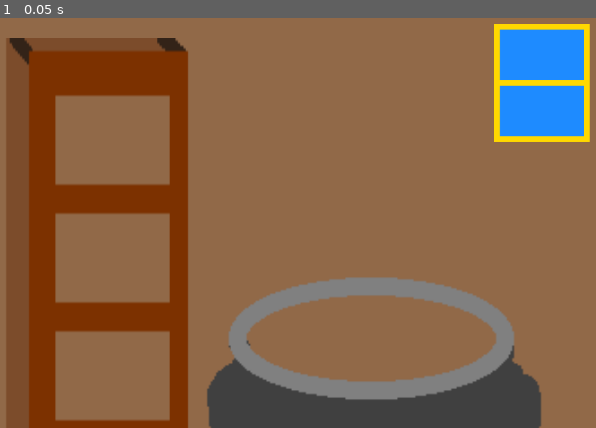
Above: before the commit, frame 1.
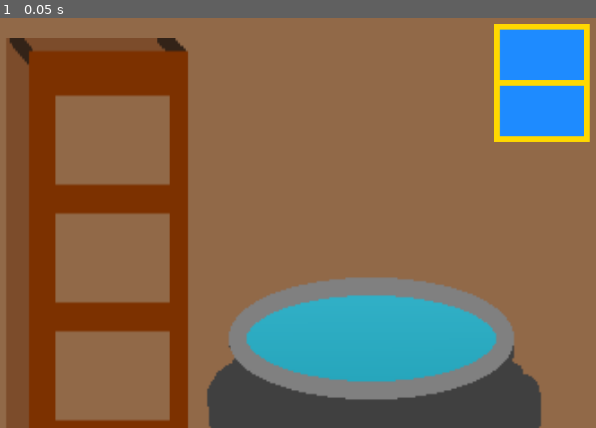
Above: after the commit, the same moment.

Repository: Moon613/Potions-Please
Game: Godot game, scene res://potion_brewing.tscn
Same seed, same stepped clock (60 frames per second), same inputs: the game is played once before the commit and once after it. The project has no main scene, so this scene is started directly.
Inputs:
- Up to frame 1 (0.05 s): no input

The runs differ from the first frame. In frame 1, 6.9% of the frame differs, in the area x 41-84%, y 67-89%.

Commit message:
More dev art

Diff:
--- a/src/potion_brewing.tscn
+++ b/src/potion_brewing.tscn
@@ -3,6 +3,8 @@
 [ext_resource type="Texture2D" uid="uid://dp6bq2e7goybu" path="res://Textures/Background - Interior.png" id="1_hlnv1"]
 [ext_resource type="Texture2D" uid="uid://bplna885h5d5y" path="res://Textures/Cauldron.png" id="2_sgo1m"]
 [ext_resource type="Texture2D" uid="uid://bxjs7vx1m3soe" path="res://Textures/Shelf.png" id="3_b05j4"]
+[ext_resource type="Texture2D" uid="uid://br8f8aoq4e8oi" path="res://Textures/Cauldron_Inside.png" id="3_so1hj"]
+[ext_resource type="Texture2D" uid="uid://b8ok6dlccu2ab" path="res://Textures/Potion.png" id="4_5dfir"]
 
 [node name="Potion Brewing" type="Node2D" unique_id=965922724]
 
@@ -12,12 +14,22 @@
 [node name="Camera2D" type="Camera2D" parent="." unique_id=1260672056]
 zoom = Vector2(0.6, 0.6)
 
+[node name="Shelf" type="Sprite2D" parent="." unique_id=164151715]
+position = Vector2(-628, 71.25)
+scale = Vector2(2.7478263, 6.298658)
+texture = ExtResource("3_b05j4")
+
+[node name="Cauldron Inside" type="Sprite2D" parent="." unique_id=1780531648]
+position = Vector2(1.8110995, 328)
+scale = Vector2(4.4001594, 4.6666665)
+texture = ExtResource("3_so1hj")
+
+[node name="Potion" type="Sprite2D" parent="." unique_id=1080880378]
+position = Vector2(-7.999977, 308)
+scale = Vector2(5.2266665, 5.8285723)
+texture = ExtResource("4_5dfir")
+
 [node name="Cauldron" type="Sprite2D" parent="." unique_id=1335512008]
 position = Vector2(0, 219)
 scale = Vector2(4.312081, 4.3120804)
 texture = ExtResource("2_sgo1m")
-
-[node name="Shelf" type="Sprite2D" parent="." unique_id=164151715]
-position = Vector2(-628, 71.25)
-scale = Vector2(2.7478263, 6.298658)
-texture = ExtResource("3_b05j4")
Binary file changed: src/Textures/Cauldron.png
Binary file added: src/Textures/Cauldron_Inside.png
Not shown, added: src/Textures/Cauldron_Inside.png.import
Binary file added: src/Textures/Potion.png
Not shown, added: src/Textures/Potion.png.import
